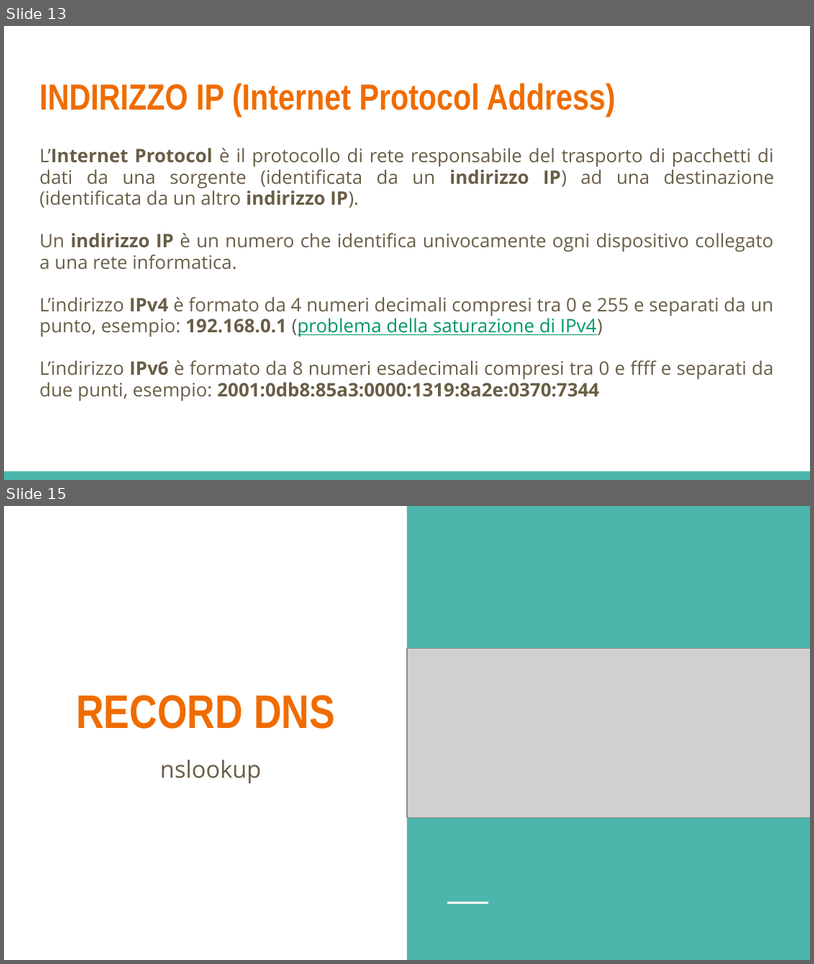
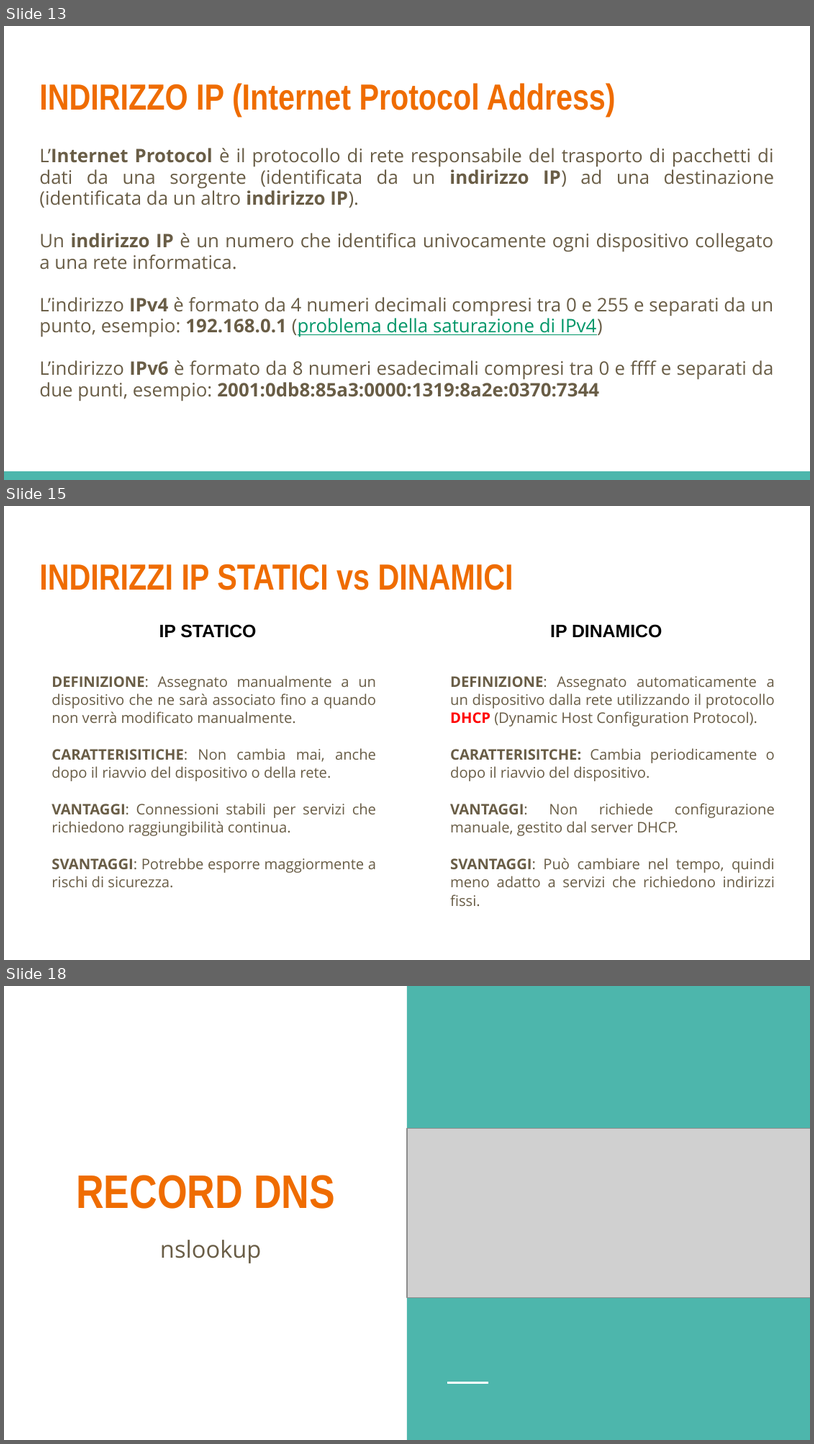
Before and after one commit to LeleCazza/LeleCazza.github.io, a slide deck: reti_informatiche/materiale/lezione_1_reti_introduzione.pptx. Shown one above the other, each under a label of ours: slides 13 and 15 before the commit, slides 13, 15 and 18 after it; the slides between them are not shown. The pictures are 814x964 and 814x1444 pixels, drawn with LibreOffice and Linux fonts; fonts in the diff are those of the drawing; grey boxes stand for pictures. Boxes give left, top, right and bottom in pixels: in the first picture for what was removed or moved away, otherwise in the second. Text is boxed around its words. In the diff, an @@ line names an element or a change of style, - is before the commit and + after.

```diff
--- a/reti_informatiche/materiale/lezione_1_reti_introduzione.pptx
+++ b/reti_informatiche/materiale/lezione_1_reti_introduzione.pptx
@@ slide 15 added at (4, 506, 810, 960), background #FFFFFF @@
@@ title added at (39, 564, 514, 590), 32.4 pt, text #EF6C00, bold @@
+INDIRIZZI IP STATICI vs DINAMICI
@@ text added at (160, 624, 256, 638), 16 pt, text #000000, bold @@
+IP STATICO
@@ text added at (550, 624, 662, 638), 16 pt, text #000000, bold @@
+IP DINAMICO
@@ text added at (52, 675, 376, 888), 12.9 pt, text #695D46 @@
+DEFINIZIONE: Assegnato manualmente a un dispositivo che ne sarà associato fino a quando non verrà modificato manualmente.
+CARATTERISITICHE: Non cambia mai, anche dopo il riavvio del dispositivo o della rete.
+VANTAGGI: Connessioni stabili per servizi che richiedono raggiungibilità continua.
+SVANTAGGI: Potrebbe esporre maggiormente a rischi di sicurezza.
@@ text added at (450, 676, 775, 906), 12.9 pt, text #695D46 @@
+DEFINIZIONE: Assegnato automaticamente a un dispositivo dalla rete utilizzando il protocollo DHCP (Dynamic Host Configuration Protocol).
+CARATTERISITCHE: Cambia periodicamente o dopo il riavvio del dispositivo.
+VANTAGGI: Non richiede configurazione manuale, gestito dal server DHCP.
+SVANTAGGI: Può cambiare nel tempo, quindi meno adatto a servizi che richiedono indirizzi fissi.
@@ what was slide 15 is now slide 18 @@
```
Also in this commit, not shown: 1 slide changed, 8 other slides added, 2 slides removed, 7 other files.
